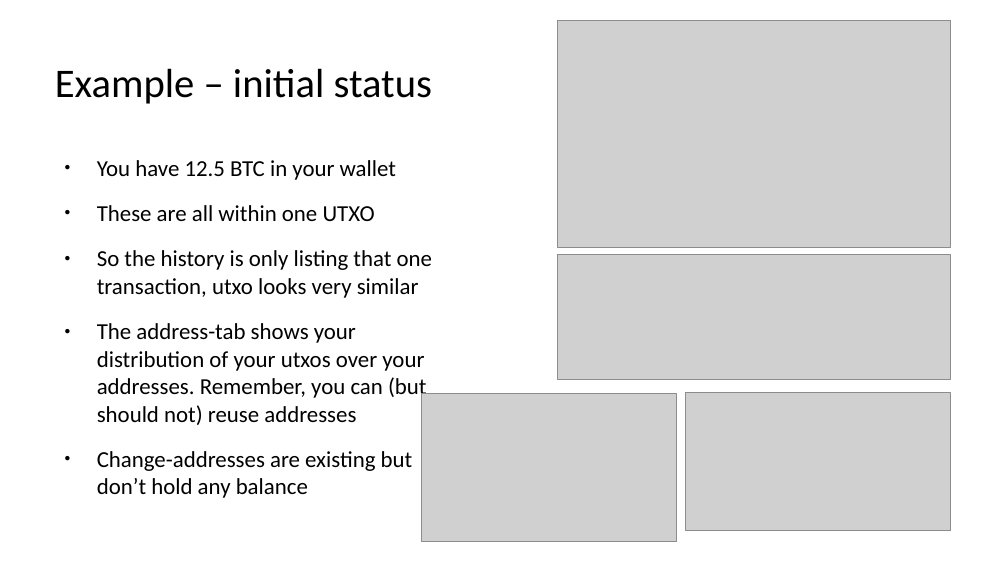
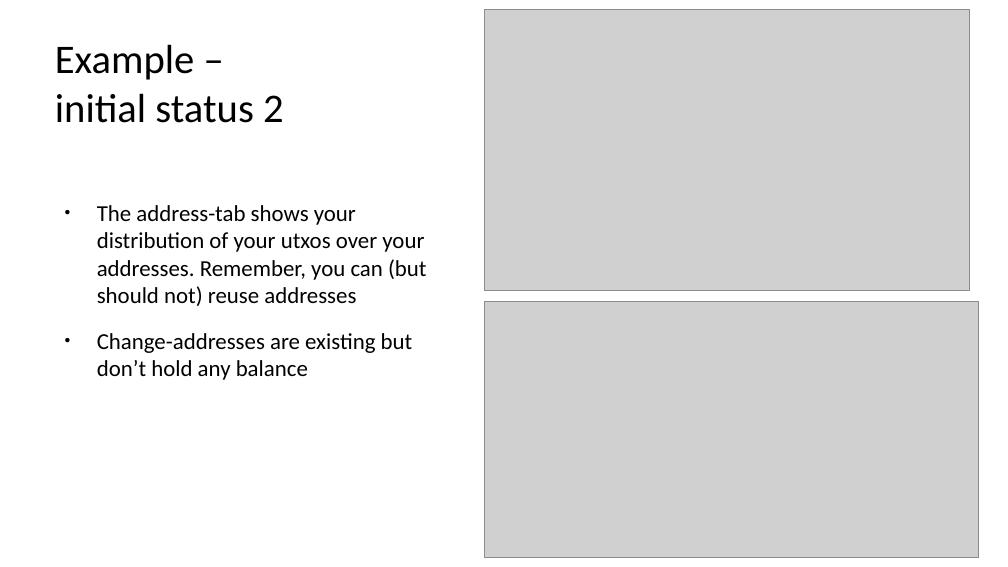
Before and after one commit to cryptoadvance/specter-education, a slide deck: slide 6 of content/bitcoin101/03_bitcoin-theory-outputs-changeaddresses.odp (slide 5 before the commit). Drawn at 1008x567 pixels with LibreOffice and Linux fonts; fonts in the diff are those of the drawing; grey boxes stand for pictures. Boxes give left, top, right and bottom in pixels: in the first picture for what was removed or moved away, otherwise in the second. Text is boxed around its words. In the diff, an @@ line names an element or a change of style, - is before the commit and + after.

```diff
--- a/content/bitcoin101/03_bitcoin-theory-outputs-changeaddresses.odp
+++ b/content/bitcoin101/03_bitcoin-theory-outputs-changeaddresses.odp
@@ picture: place and size @@
-picture at (558, 20, 951, 247)
+picture at (485, 9, 970, 291)
@@ title at (55, 44, 284, 123): text changed @@
-Example – initial status
+Example –
+initial status 2
@@ text at (97, 160, 432, 298): paragraphs removed @@
-● You have 12.5 BTC in your wallet
-● These are all within one UTXO
-● So the history is only listing that one transaction, utxo looks very similar
@@ picture removed at (558, 255, 951, 380) @@
@@ picture: place and size @@
-picture at (686, 393, 951, 531)
+picture at (485, 302, 980, 558)
@@ picture removed at (422, 393, 677, 542) @@
```
Also in this commit, not shown: 3 other slides changed, 2 slides added, 1 slide removed, 3 other files.
